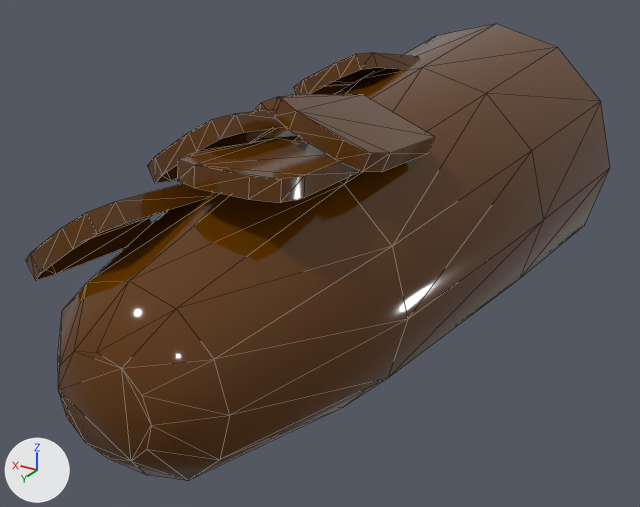
One commit to the FBX model Assets/FBX-Exports/Me_PalmTree.fbx: the scene before it, then after it.
Both versions are drawn from a 50 mm lens placed at (-0.671, 1.804, 0.549), pointed at (0.03, 0.636, -0.035). Every picture has the same lights, and +X, +Y and +Z are marked at lower left. Mesh edges are drawn as thin lines. Where no turn or scale is listed for an object, it has been applied to the vertices.

The scene before the commit, as lines of its bpy script (objects in view):
```python
me_mesh = bpy.data.meshes.new('Mesh')
me_mesh.from_pydata(...)  # 204 vertices, 286 faces; spans x -0.283..0.283, y 0.0..1.198, z -0.275..0.275
me_mesh.materials.append(mat_wood)  # brown #5f3600
ob_me_palmtree = bpy.data.objects.new('Me_PalmTree', me_mesh)
ob_me_palmtree.location = (0.0, 0.0, 0.0)
```
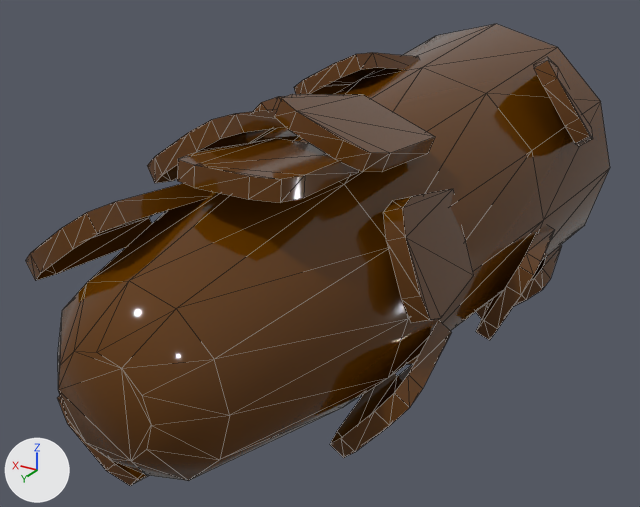
Boxes (x1, y1, x2, y2) around the edits, measured in the pictures (640 x 507 px):
'Me_PalmTree', reshaped
    before: (26, 24, 610, 481)
    after: (26, 24, 610, 486)
part 1 of me_mesh, added (brown)
    after: (57, 395, 149, 486)
part 2 of me_mesh, added (brown)
    after: (383, 189, 474, 323)
part 3 of me_mesh, added (brown)
    after: (476, 226, 555, 340)
part 4 of me_mesh, added (brown)
    after: (533, 57, 593, 147)
part 5 of me_mesh, added (brown)
    after: (476, 245, 562, 319)
part 6 of me_mesh, added (brown)
    after: (330, 322, 452, 458)

The edits, one by one:
me_mesh is used by ob_me_palmtree; location (0.0, 0.0, 0.0).
me_mesh had 204 vertices, 286 faces and spanned x -0.283..0.283, y 0.0..1.198, z -0.275..0.275.
me_mesh now has 332 vertices, 446 faces and spans x -0.301..0.283, y 0.0..1.198, z -0.29..0.275.
me_mesh part 1: a new loose piece of 16 vertices spanning x 0.007..0.146, y 0.912..1.136, z -0.195..-0.051, in mat_wood (brown #5f3600).
me_mesh part 2: a new loose piece of 16 vertices spanning x -0.266..-0.173, y 0.634..0.862, z -0.015..0.158, in mat_wood (brown #5f3600).
me_mesh part 3: a new loose piece of 16 vertices spanning x -0.298..-0.187, y 0.313..0.531, z -0.187..-0.024, in mat_wood (brown #5f3600).
me_mesh part 4: a new loose piece of 16 vertices spanning x -0.301..-0.154, y 0.073..0.293, z 0.077..0.249, in mat_wood (brown #5f3600).
me_mesh part 5: a new loose piece of 16 vertices spanning x -0.245..-0.097, y 0.052..0.271, z -0.29..-0.156, in mat_wood (brown #5f3600).
me_mesh part 6: a new loose piece of 16 vertices spanning x -0.265..-0.128, y 0.695..0.913, z -0.212..-0.065, in mat_wood (brown #5f3600).
